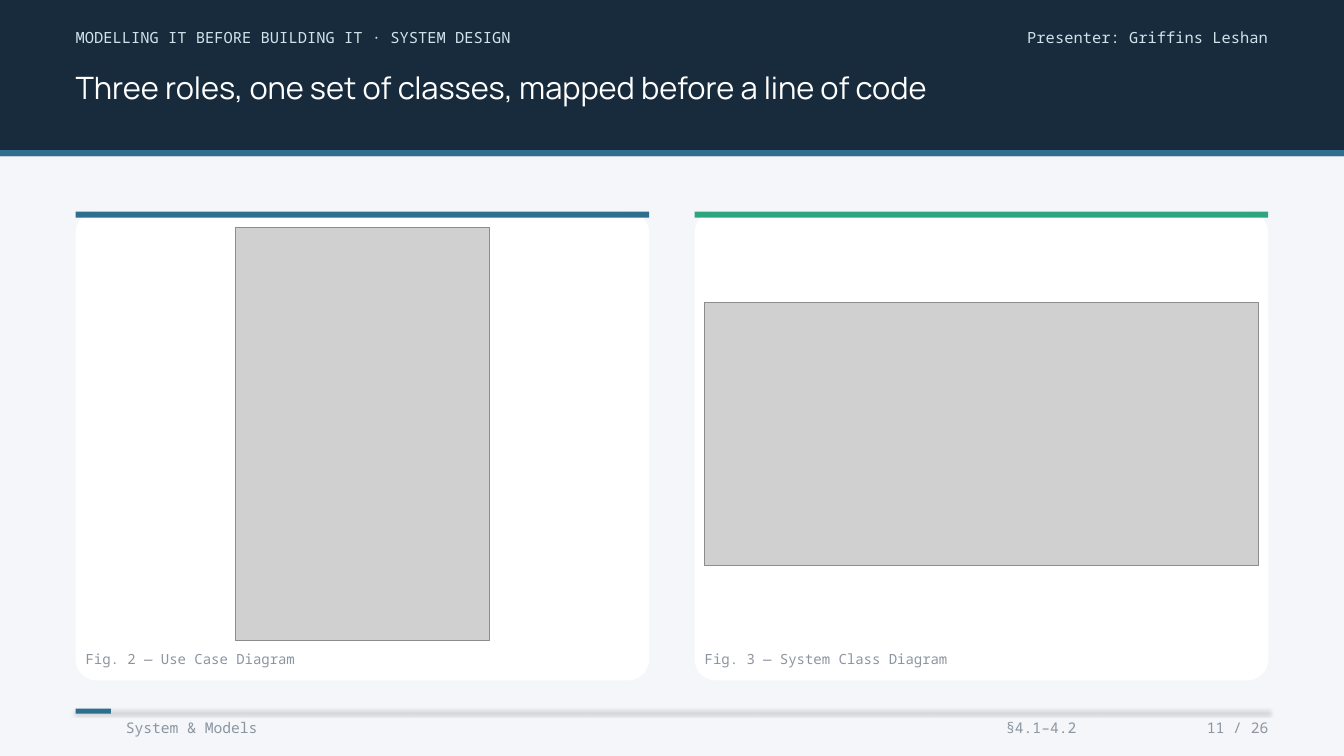
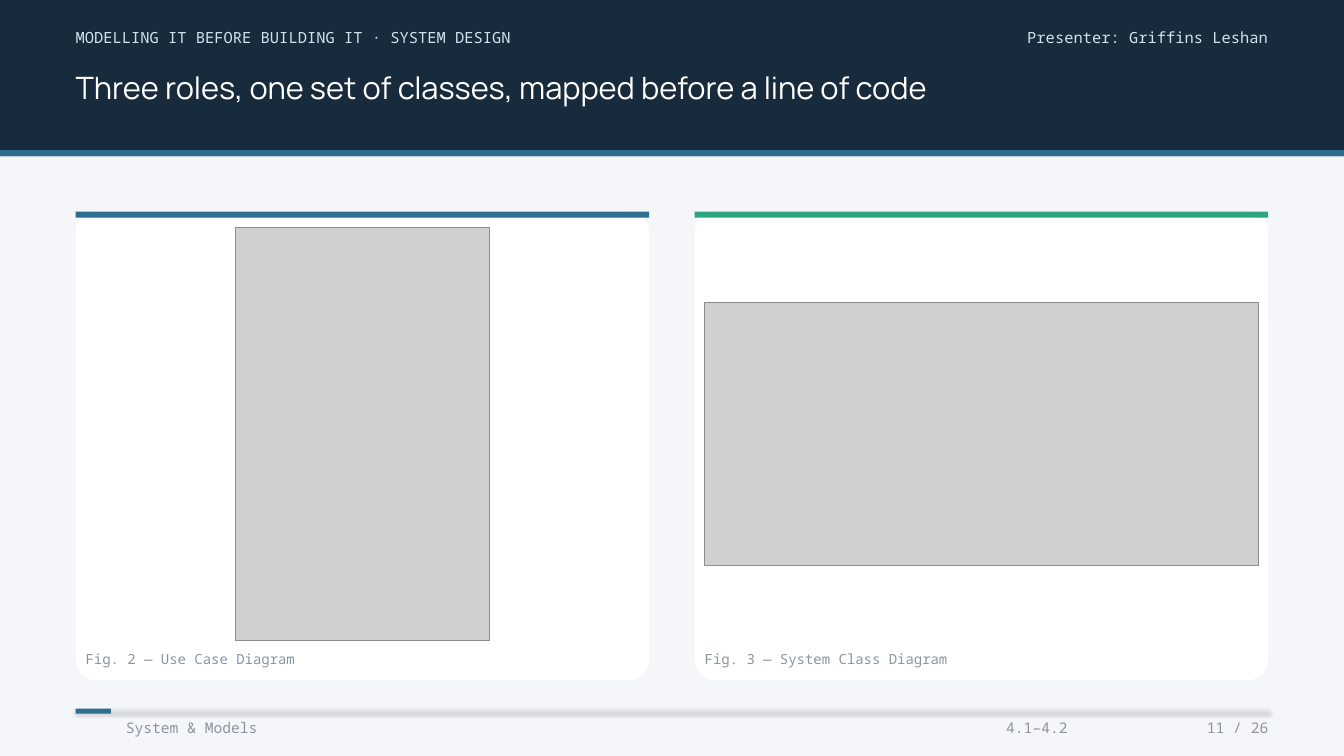
Before and after one commit to KOI-Capstone-Project/EDAPTv2, a slide deck: slide 13 of EDAPT_v2_Presentation.pptx (slide 11 before the commit). Drawn at 1344x756 pixels with LibreOffice and Linux fonts; fonts in the diff are those of the drawing; grey boxes stand for pictures. Boxes give left, top, right and bottom in pixels: in the first picture for what was removed or moved away, otherwise in the second. Text is boxed around its words. In the diff, an @@ line names an element or a change of style, - is before the commit and + after.

```diff
--- a/EDAPT_v2_Presentation.pptx
+++ b/EDAPT_v2_Presentation.pptx
@@ text at box(1006, 722, 1067, 733): text changed @@
-§4.1–4.2
+4.1–4.2
```
Also in this commit, not shown: 24 other slides changed, 10 slides added, 4 other files.
